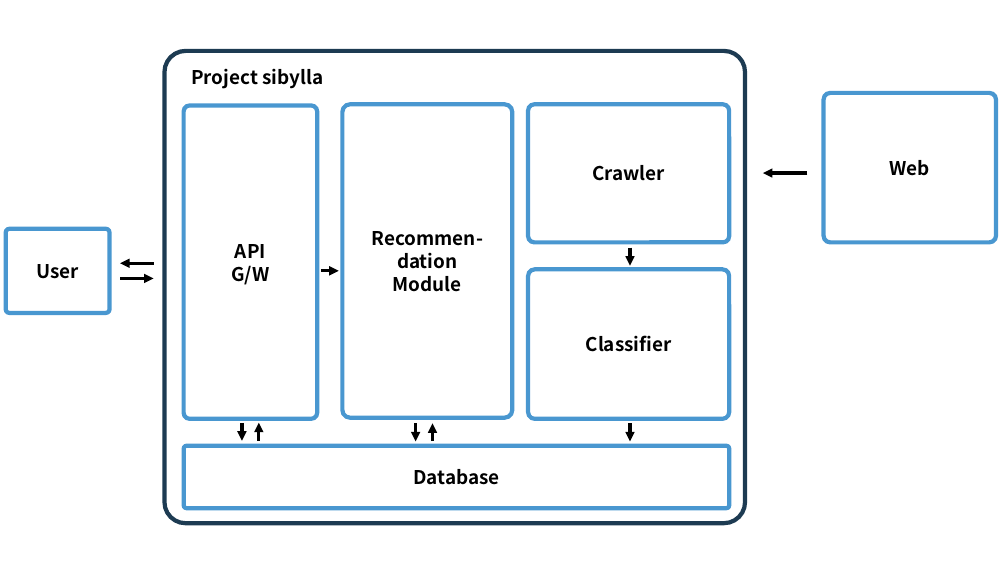
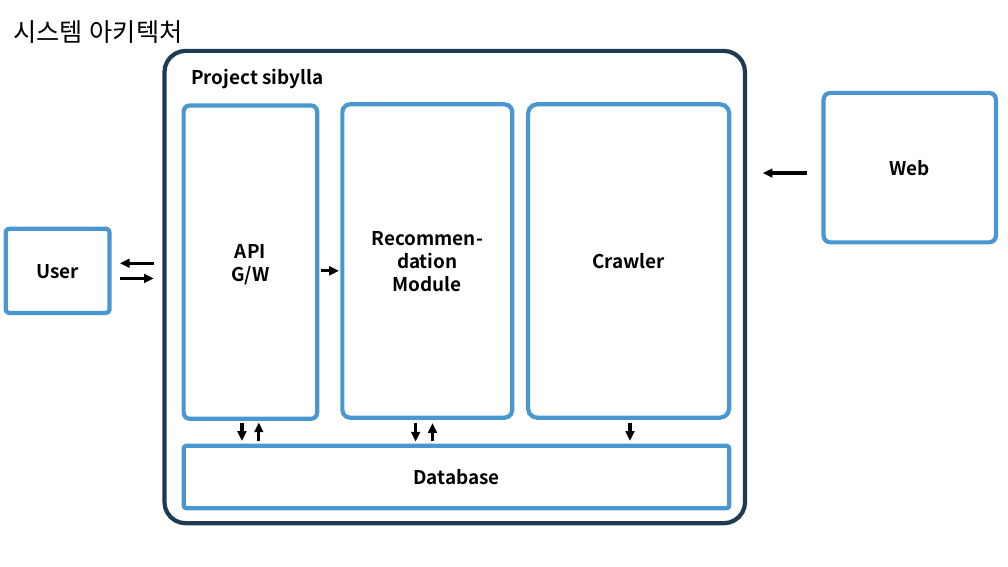
Before and after one commit to Laterality/sibylla, a slide deck: slide 5 of docs/raws/diagrams.pptx (slide 2 before the commit). Drawn at 1008x567 pixels with LibreOffice and Linux fonts; fonts in the diff are those of the drawing. Boxes give left, top, right and bottom in pixels: in the first picture for what was removed or moved away, otherwise in the second. Text is boxed around its words. In the diff, an @@ line names an element or a change of style, - is before the commit and + after.

```diff
--- a/docs/raws/diagrams.pptx
+++ b/docs/raws/diagrams.pptx
@@ text added at bbox=[13, 20, 183, 43], 24 pt, text #000000 @@
+시스템 아키텍처
@@ rounded rectangle: place and size @@
-rounded rectangle at bbox=[529, 104, 730, 243]
+rounded rectangle at bbox=[529, 104, 730, 417]
@@ text "Crawler": place and size @@
-text "Crawler" at bbox=[592, 165, 665, 181]
+text "Crawler" at bbox=[592, 253, 665, 269]
@@ rounded rectangle removed at bbox=[529, 269, 730, 419] @@
@@ arrow removed from (630, 248) to (630, 265) @@
@@ text removed at bbox=[586, 335, 672, 352] @@
-Classifier
```
Also in this commit, not shown: 1 other slide changed, 6 slides added, 7 other files.
